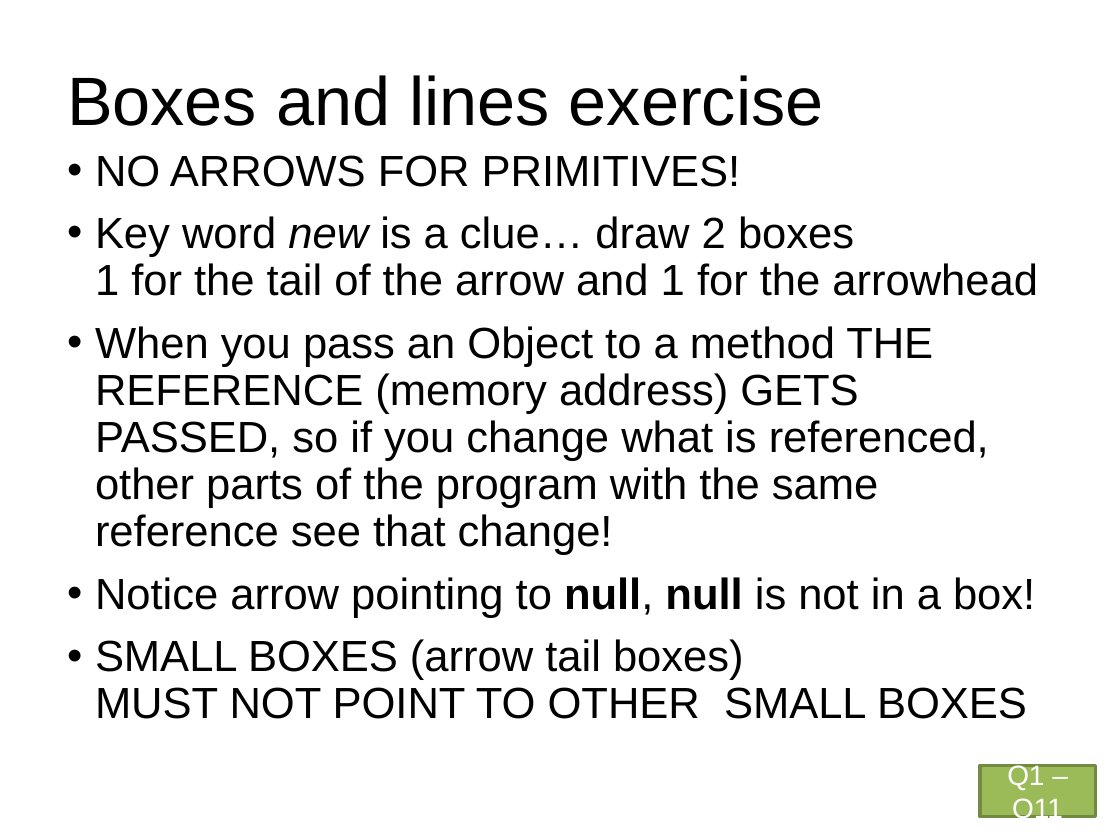
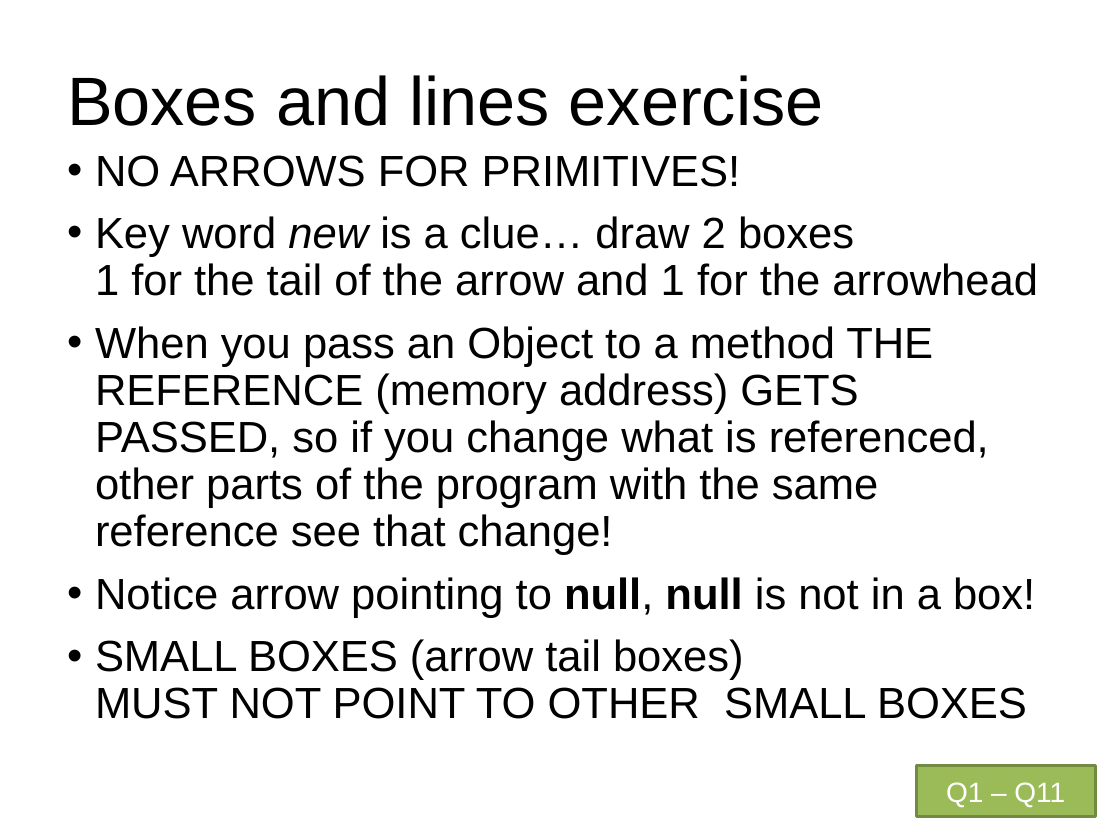
Before and after one commit to RHIT-CSSE/csse220, a slide deck: slide 6 of ClassMaterials/SimpleObjects/Slides/Part2-ObjectRefs.pptx. Drawn at 1120x840 pixels with LibreOffice and Linux fonts; fonts in the diff are those of the drawing. Boxes give left, top, right and bottom in pixels: in the first picture for what was removed or moved away, otherwise in the second. Text is boxed around its words. In the diff, an @@ line names an element or a change of style, - is before the commit and + after.

```diff
--- a/ClassMaterials/SimpleObjects/Slides/Part2-ObjectRefs.pptx
+++ b/ClassMaterials/SimpleObjects/Slides/Part2-ObjectRefs.pptx
@@ rectangle "Q1 – Q11": place and size @@
-rectangle "Q1 – Q11" at [980, 765, 1095, 816]
+rectangle "Q1 – Q11" at [916, 765, 1095, 816]
```
Also in this commit, not shown: 2 other slides changed, 1 other file.
